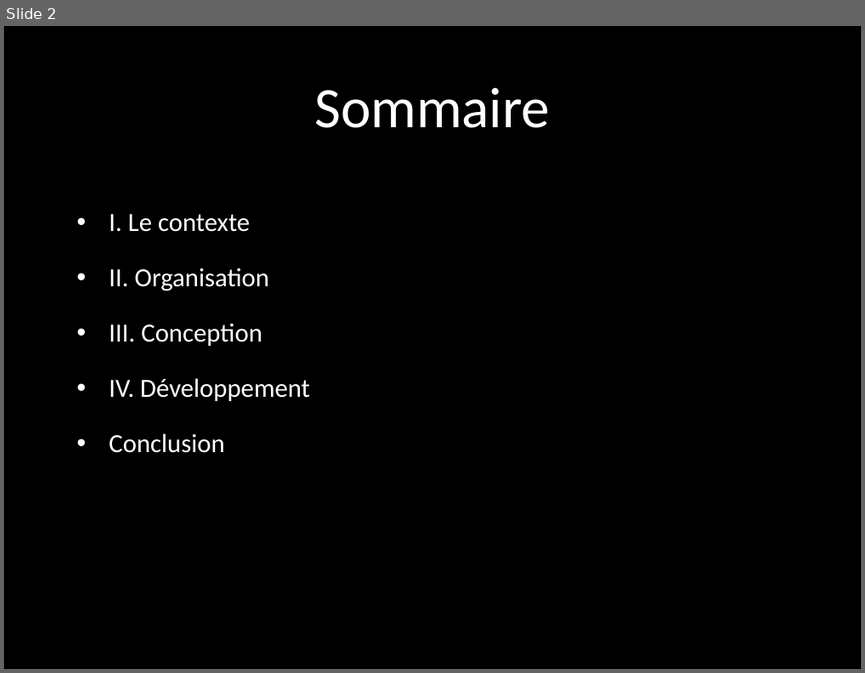
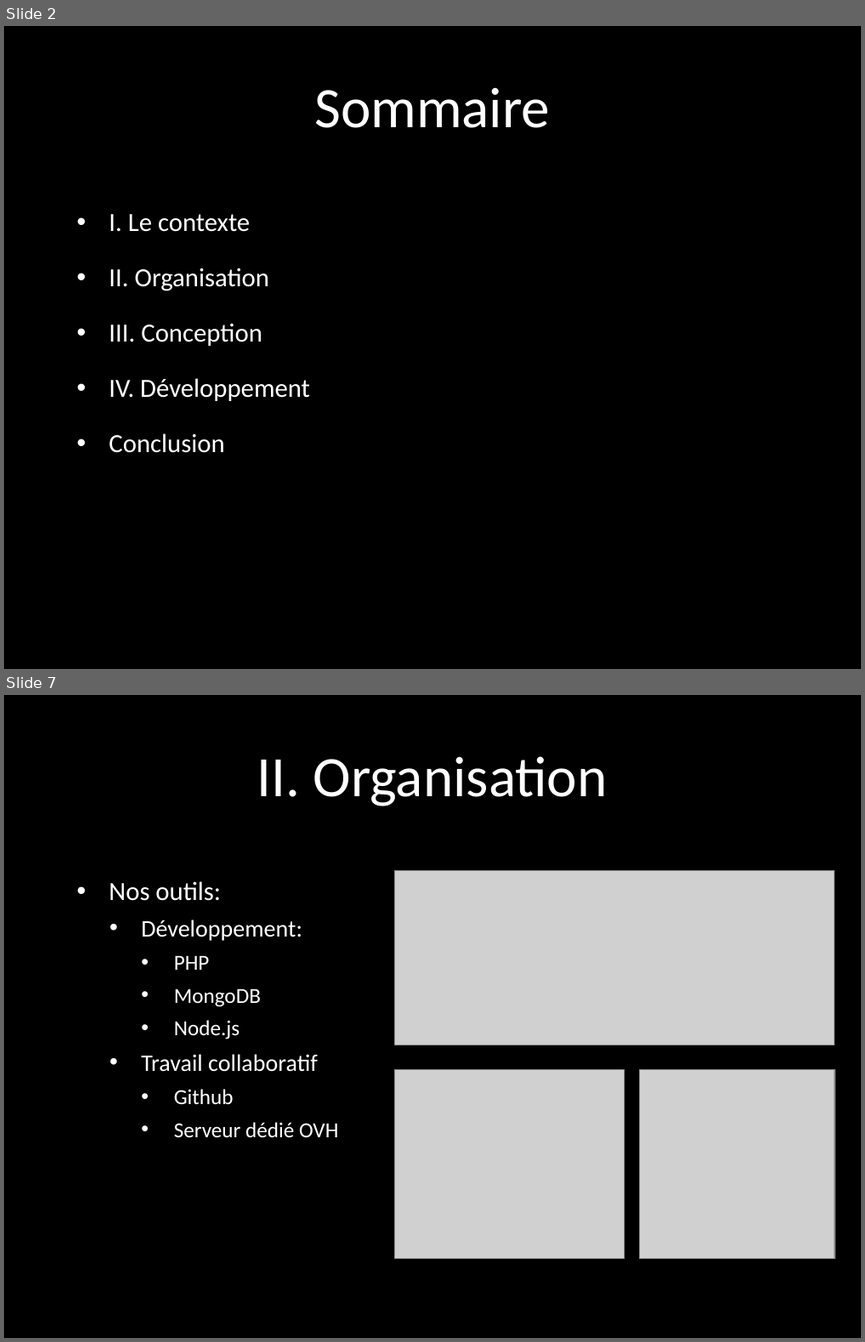
Before and after one commit to 0xclem/PricingComparator, a slide deck: Documents/Soutenance/slide.pptx. Shown one above the other, each under a label of ours: slide 2 before the commit, slides 2 and 7 after it; the slides between them are not shown. The pictures are 865x673 and 865x1342 pixels, drawn with LibreOffice and Linux fonts; fonts in the diff are those of the drawing; grey boxes stand for pictures; background and template pictures are left out. Boxes give left, top, right and bottom in pixels: in the first picture for what was removed or moved away, otherwise in the second. Text is boxed around its words. In the diff, an @@ line names an element or a change of style, - is before the commit and + after.

```diff
--- a/Documents/Soutenance/slide.pptx
+++ b/Documents/Soutenance/slide.pptx
@@ slide 7 added at (x1=4, y1=695, x2=861, y2=1338), background picture (left out) @@
@@ title added at (x1=257, y1=756, x2=608, y2=806), 48 pt, text #FFFFFF @@
+II. Organisation
@@ picture added at (x1=395, y1=870, x2=834, y2=1043) @@
@@ text added at (x1=109, y1=881, x2=338, y2=1137), 18 pt, text #FFFFFF @@
+• Nos outils:
+  • Développement:
+    • PHP
+    • MongoDB
+    • Node.js
+  • Travail collaboratif
+    • Github
+    • Serveur dédié OVH
@@ picture added at (x1=395, y1=1069, x2=624, y2=1258) @@
@@ picture added at (x1=639, y1=1069, x2=834, y2=1258) @@
```
Also in this commit, not shown: 1 slide changed, 4 other slides added, 5 slides removed.
